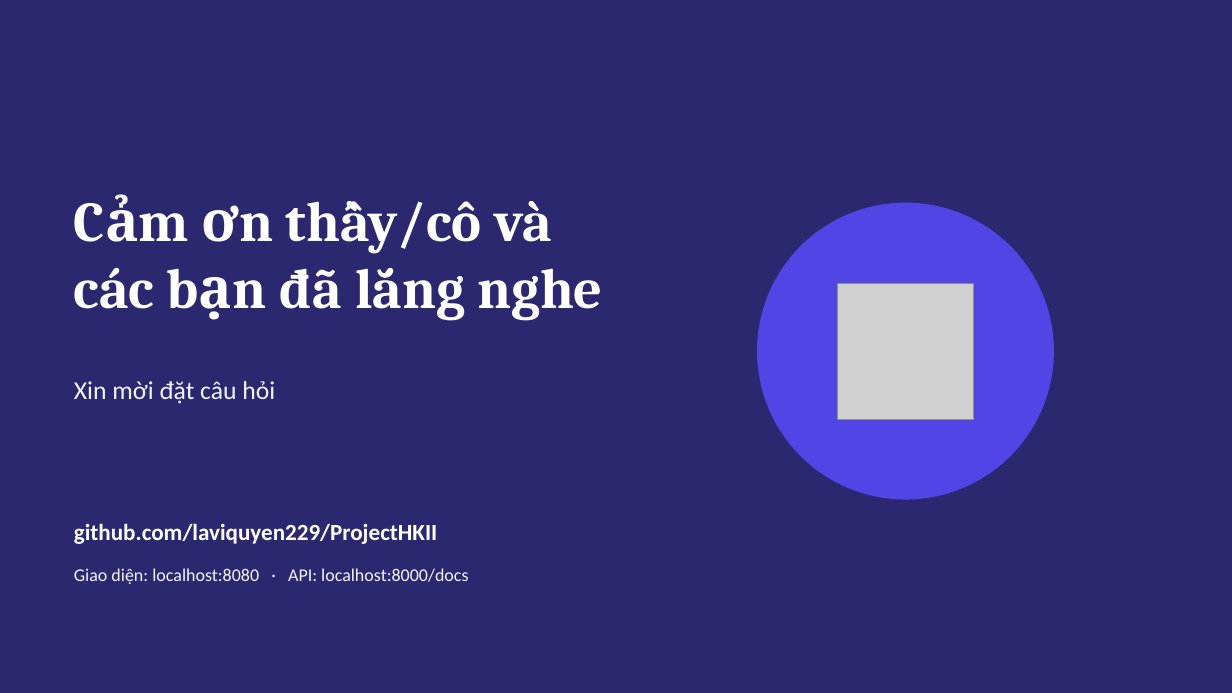
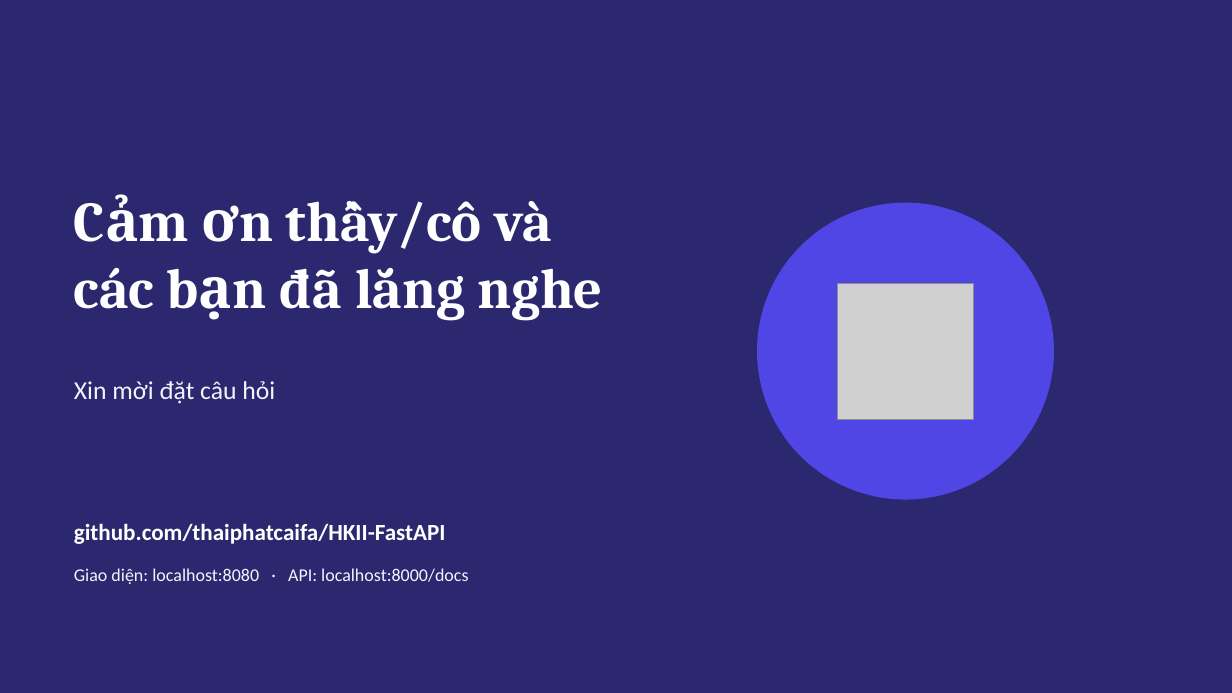
Before and after one commit to thaiphatcaifa/HKII-FastAPI, a slide deck: slide 18 of docs/HKII-ThuyetTrinh.pptx (slide 17 before the commit). Drawn at 1232x693 pixels with LibreOffice and Linux fonts; fonts in the diff are those of the drawing; grey boxes stand for pictures. Boxes give left, top, right and bottom in pixels: in the first picture for what was removed or moved away, otherwise in the second. Text is boxed around its words. In the diff, an @@ line names an element or a change of style, - is before the commit and + after.

```diff
--- a/docs/HKII-ThuyetTrinh.pptx
+++ b/docs/HKII-ThuyetTrinh.pptx
@@ text at bbox=[74, 523, 446, 544]: text changed @@
-github.com/laviquyen229/ProjectHKII
+github.com/thaiphatcaifa/HKII-FastAPI
```
Also in this commit, not shown: 11 other slides changed, 1 slide added, 52 other files.
